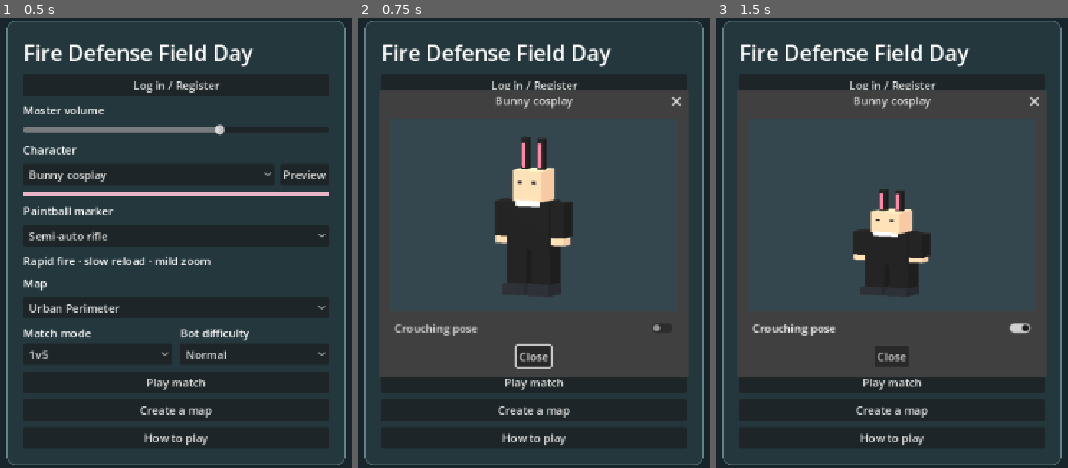
Above: before the commit, frames 1-3 (left to right).
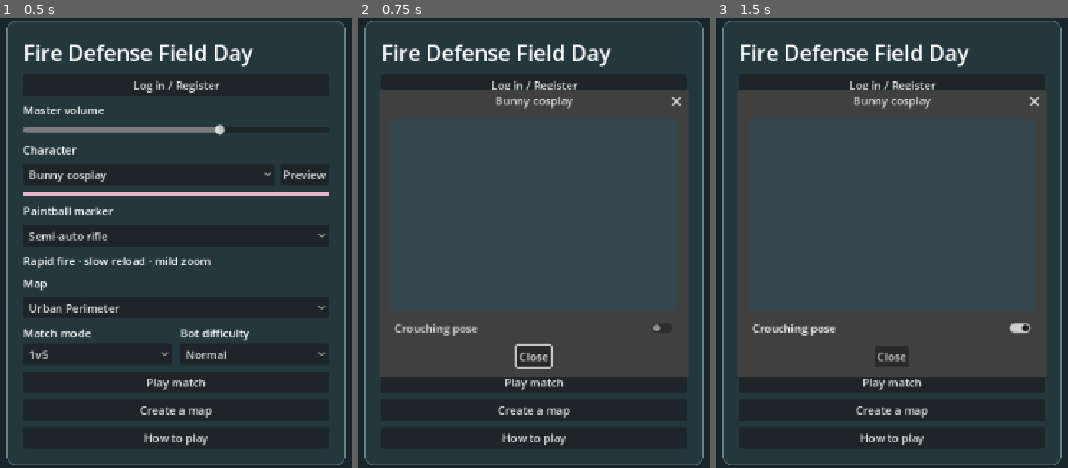
Above: after the commit, the same moments.

Repository: 302stang86/fdfd
Game: Godot game, scene res://menu.tscn
Same seed, same stepped clock (60 frames per second), same inputs: the game is played once before the commit and once after it.
Inputs:
- Up to frame 1 (0.5 s): no input
- Up to frame 2 (0.75 s): click "Preview" at 0.5 s
- Up to frame 3 (1.5 s): click "Crouching pose" at 1.25 s

Frame 1 is identical in both runs. In frame 2, 4.9% of the frame differs, in the area x 38-62%, y 26-62%; in frame 3, 3.3%.
Error after the commit: Parse Error: Preload file "res://assets/models/characters/char_army.glb" does not exist. (res://character_models.gd:10)

Commit message:
Add files via upload

Diff:
--- a/arena.gd
+++ b/arena.gd
@@ -23,7 +23,7 @@
 const CAR_WRECK_MODELS: Array[PackedScene] = [preload("res://assets/models/car_wreck.glb")]
 const ARENA_EDGE := ARENA_SIZE / 2.0
 const BOT_AI := preload("res://bot_ai.gd")
-const BOT_SPRITE := preload("res://bot_sprite.gd")
+const BOT_MODEL := preload("res://bot_model.gd")
 const SPLAT_SECONDS := 4.0
 const PLAYER_PAINT := Color("#278cff")
 const BOT_PAINT := Color("#fa4eaa")
@@ -187,7 +187,7 @@
 		add_bot_part(body, Vector3(0, 1.26, 0), Vector3(0.42, 0.42, 0.42))
 		body.set_meta("health", MAX_HEALTH)
 		body.set_meta("crouched", false)
-		var sprite := BOT_SPRITE.new()
+		var sprite := BOT_MODEL.new()
 		body.add_child(sprite)
 		sprite.setup(skin, team == 0)
 		body.set_meta("paint_sprite", sprite)
@@ -226,7 +226,7 @@
 		var shape := collider.shape as BoxShape3D
 		collider.position.y = STANDING_CENTERS[part] * ratio
 		shape.size.y = STANDING_SIZES[part] * ratio
-	var sprite: BOT_SPRITE = bot.get_meta("paint_sprite")
+	var sprite: BOT_MODEL = bot.get_meta("paint_sprite")
 	sprite.set_crouching(enabled)
 
 func box(point: Vector3, dimensions: Vector3, color: Color, parent: Node3D = null,
--- /dev/null
+++ b/bot_model.gd
@@ -0,0 +1,90 @@
+extends Node3D
+# 3D character for a bot. It keeps the interface of the old pixel sprite
+# (setup / set_crouching / update_motion / paint) so arena.gd and bot_ai.gd barely change.
+
+const CHARACTER_MODELS := preload("res://character_models.gd")
+const ALLY_COLOR := Color("#61eee8")
+const TURN_SPEED := 12.0
+const STRIDE_RATE := 3.6
+const MAX_STAINS := 14
+
+var skin_id := 0
+var model: Node3D
+var parts: Dictionary = {}
+var heading := 0.0
+var walk_phase := 0.0
+var walk_blend := 0.0
+var crouching := false
+var ally_badge: Label3D
+var stains: Array[MeshInstance3D] = []
+var stain_mesh: SphereMesh
+
+func setup(skin: int, allied: bool) -> void:
+	skin_id = skin
+	model = CHARACTER_MODELS.make(skin)
+	add_child(model)
+	for part_name in CHARACTER_MODELS.PARTS:
+		parts[part_name] = model.find_child(part_name, true, false)
+	stain_mesh = SphereMesh.new()
+	stain_mesh.radius = 0.065
+	stain_mesh.height = 0.13
+	stain_mesh.radial_segments = 8
+	stain_mesh.rings = 4
+	if allied:
+		ally_badge = Label3D.new()
+		ally_badge.text = "◆"
+		ally_badge.font_size = 34
+		ally_badge.pixel_size = 0.003
+		ally_badge.modulate = ALLY_COLOR
+		ally_badge.billboard = BaseMaterial3D.BILLBOARD_FIXED_Y
+		add_child(ally_badge)
+	refresh()
+
+func set_crouching(enabled: bool) -> void:
+	if crouching == enabled:
+		return
+	crouching = enabled
+	refresh()
+
+func refresh() -> void:
+	model.scale = CHARACTER_MODELS.crouch_scale(crouching)
+	if ally_badge != null:
+		var height: float = CHARACTER_MODELS.CROUCH_HEIGHT if crouching else CHARACTER_MODELS.STAND_HEIGHT
+		ally_badge.position.y = height + 0.22
+
+# facing: world direction the bot looks; speed: ground speed in m/s. delta == 0 snaps the heading.
+func update_motion(facing: Vector3, speed: float, delta: float) -> void:
+	if facing.is_zero_approx():
+		return
+	var target := atan2(facing.x, facing.z)
+	heading = target if delta <= 0.0 else lerp_angle(heading, target, clampf(delta * TURN_SPEED, 0.0, 1.0))
+	model.rotation.y = heading
+	var moving := speed > 0.35
+	walk_blend = move_toward(walk_blend, 1.0 if moving else 0.0, maxf(delta, 0.0) * 6.0)
+	if moving:
+		walk_phase = fposmod(walk_phase + delta * speed * STRIDE_RATE, TAU)
+	var swing := sin(walk_phase) * walk_blend * (0.55 if crouching else 1.0)
+	var leg_amplitude: float = CHARACTER_MODELS.LEG_SWING[skin_id]
+	parts["LegA"].rotation.x = swing * leg_amplitude
+	parts["LegB"].rotation.x = -swing * leg_amplitude
+	parts["ArmA"].rotation.x = -swing * leg_amplitude * 0.8
+	parts["ArmB"].rotation.x = swing * leg_amplitude * 0.8
+
+# A paintball hit leaves a splat on the character. `point` is in world space.
+func paint(point: Vector3, color: Color) -> void:
+	var splat := MeshInstance3D.new()
+	splat.mesh = stain_mesh
+	var material := StandardMaterial3D.new()
+	material.albedo_color = color
+	material.shading_mode = BaseMaterial3D.SHADING_MODE_UNSHADED
+	splat.material_override = material
+	splat.cast_shadow = GeometryInstance3D.SHADOW_CASTING_SETTING_OFF
+	splat.scale = Vector3(1.0, 1.0, 0.45) * randf_range(0.9, 1.4)
+	model.add_child(splat)
+	var local := model.to_local(point)
+	local.x = clampf(local.x, -0.24, 0.24)
+	local.z = clampf(local.z, -0.16, 0.16)
+	splat.position = local
+	stains.append(splat)
+	if stains.size() > MAX_STAINS:
+		stains.pop_front().queue_free()
--- /dev/null
+++ b/character_models.gd
@@ -0,0 +1,29 @@
+extends RefCounted
+# The eight outfits, in the same order as OUTFITS in menu.gd and the skin index used by
+# the arena. The models come from blender/make_characters.py: feet at y = 0, 1.5 m tall,
+# facing +Z, split into Torso / ArmA / ArmB / LegA / LegB nodes whose origins are the joints.
+
+const STAND_HEIGHT := 1.5
+const CROUCH_HEIGHT := 1.0
+const PARTS := ["Torso", "ArmA", "ArmB", "LegA", "LegB"]
+const MODELS: Array[PackedScene] = [
+	preload("res://assets/models/characters/char_army.glb"),
+	preload("res://assets/models/characters/char_ninja.glb"),
+	preload("res://assets/models/characters/char_clown.glb"),
+	preload("res://assets/models/characters/char_firefighter.glb"),
+	preload("res://assets/models/characters/char_police.glb"),
+	preload("res://assets/models/characters/char_bunny.glb"),
+	preload("res://assets/models/characters/char_robot.glb"),
+	preload("res://assets/models/characters/char_goth.glb"),
+]
+# How far (radians) each outfit's legs swing while walking. Long coats swing less.
+const LEG_SWING := [0.5, 0.5, 0.5, 0.5, 0.5, 0.45, 0.45, 0.3]
+
+static func make(skin: int) -> Node3D:
+	return MODELS[clampi(skin, 0, MODELS.size() - 1)].instantiate()
+
+# Crouching squashes the standing model to the 1.0 m crouch height.
+static func crouch_scale(enabled: bool) -> Vector3:
+	if not enabled:
+		return Vector3.ONE
+	return Vector3(1.07, CROUCH_HEIGHT / STAND_HEIGHT, 1.07)
--- a/character_preview.gd
+++ b/character_preview.gd
@@ -1,80 +1,14 @@
 extends Node3D
+# Menu preview: the same 3D model the bots use, turning slowly on the spot.
 
-const BODY := ["#4b5d3b", "#1c1f24", "#f4f4f6", "#2b2d42", "#283950", "#141414", "#8d99ae", "#16141a"]
-const ACCENT := ["#2f3a24", "#8b1e24", "#e63946", "#ffb703", "#6186b1", "#ffffff", "#00b4d8", "#4a1942"]
-const HEAD := ["#d9a077", "#1c1f24", "#fff0e6", "#d9a077", "#d9a077", "#f2c6a0", "#6c757d", "#f5e6e8"]
-const BODY_HEIGHT := 1.5
-const CROUCH_HEIGHT := 1.0
+const CHARACTER_MODELS := preload("res://character_models.gd")
+const TURN_RATE := 0.6
 
 func build(skin: int) -> void:
-	var base_color := Color(BODY[skin])
-	var accent := Color(ACCENT[skin])
-	var legs := 0.54 if skin != 5 else 0.44
-	var torso := 0.55 if skin != 5 else 0.46
-	var face_size := 0.32 if skin != 5 else 0.30
-	var head_y := legs + torso + face_size / 2.0
-	var face_edge := face_size / 2.0
-
-	for side in [-1, 1]:
-		block(Vector3(0.13 * side, legs * 0.5, 0), Vector3(0.20, legs, 0.23), base_color)
-		block(Vector3(0.13 * side, 0.055, 0.035), Vector3(0.22, 0.11, 0.30), Color("#20242a"))
-		block(Vector3(0.29 * side, legs + torso * 0.62, 0), Vector3(0.14, torso * 0.72, 0.20), base_color)
-		block(Vector3(0.29 * side, legs + torso * 0.23, 0.01), Vector3(0.13, 0.12, 0.16), Color(HEAD[skin]))
-	block(Vector3(0, legs + torso / 2.0, 0), Vector3(0.45, torso, 0.27), base_color)
-	block(Vector3(0, head_y, 0), Vector3(face_size, face_size, face_size), Color(HEAD[skin]))
-	if skin != 6:
-		for x in [-0.072, 0.072]:
-			block(Vector3(x, head_y + 0.035, face_edge + 0.004), Vector3(0.038, 0.028, 0.012), Color("#191921"))
-	match skin:
-		0:
-			block(Vector3(0, head_y + 0.145, 0), Vector3(0.37, 0.09, 0.34), accent)
-			for offset in [-0.12, 0.12]:
-				block(Vector3(offset, legs + torso * 0.65, 0.14), Vector3(0.13, 0.13, 0.025), accent)
-		1:
-			block(Vector3(0, head_y + 0.025, face_edge + 0.012), Vector3(0.24, 0.048, 0.01), Color("#bca78b"))
-			block(Vector3(0, legs + 0.14, 0.14), Vector3(0.46, 0.08, 0.025), accent)
-		2:
-			block(Vector3(0, head_y - 0.02, face_edge + 0.042), Vector3(0.08, 0.08, 0.08), accent)
-			for side in [-1, 1]:
-				block(Vector3(side * 0.19, head_y + 0.075, 0), Vector3(0.12, 0.17, 0.27), accent)
-			block(Vector3(0, legs + torso - 0.04, 0.14), Vector3(0.23, 0.07, 0.05), accent)
-		3:
-			block(Vector3(0, head_y + 0.15, 0.025), Vector3(0.40, 0.08, 0.40), accent)
-			for y in [legs + 0.12, legs + 0.32]:
-				block(Vector3(0, y, 0.14), Vector3(0.44, 0.065, 0.025), accent)
-		4:
-			block(Vector3(0, head_y + 0.15, 0.035), Vector3(0.37, 0.08, 0.38), base_color)
-			block(Vector3(0.10, legs + torso * 0.73, 0.145), Vector3(0.055, 0.075, 0.015), Color("#efd27d"))
-		5:
-			for side in [-1, 1]:
-				var ear_x: float = side * 0.083
-				var ear_y := head_y + face_edge + 0.15
-				block(Vector3(ear_x, ear_y, 0), Vector3(0.065, 0.30, 0.075), base_color)
-				block(Vector3(ear_x, ear_y - 0.012, 0.041), Vector3(0.032, 0.23, 0.012), Color("#ff758f"))
-			block(Vector3(0, legs + torso - 0.015, 0.138), Vector3(0.24, 0.06, 0.028), accent)
-			block(Vector3(0, legs + 0.04, -0.16), Vector3(0.12, 0.12, 0.11), accent)
-		6:
-			block(Vector3(0, head_y + 0.025, face_edge + 0.015), Vector3(0.25, 0.072, 0.03), accent)
-			block(Vector3(0, legs + torso * 0.62, 0.145), Vector3(0.23, 0.19, 0.03), accent)
-		7:
-			var hair := Color("#0d0c10")
-			block(Vector3(0, head_y + 0.123, -0.025), Vector3(0.36, 0.10, 0.34), hair)
-			block(Vector3(-0.09, head_y + 0.05, face_edge + 0.014), Vector3(0.16, 0.16, 0.026), hair).rotation.z = -0.24
-			block(Vector3(0, legs + torso - 0.01, 0.142), Vector3(0.22, 0.05, 0.026), Color("#9d4edd"))
-			block(Vector3(0, legs + 0.09, 0), Vector3(0.48, 0.21, 0.33), accent)
+	add_child(CHARACTER_MODELS.make(skin))
 
 func set_crouching(enabled: bool) -> void:
-	scale.y = CROUCH_HEIGHT / BODY_HEIGHT if enabled else 1.0
+	scale = CHARACTER_MODELS.crouch_scale(enabled)
 
-func block(point: Vector3, dimensions: Vector3, color: Color) -> MeshInstance3D:
-	var model := MeshInstance3D.new()
-	var geometry := BoxMesh.new()
-	geometry.size = dimensions
-	model.mesh = geometry
-	var material := StandardMaterial3D.new()
-	material.albedo_color = color
-	material.roughness = 0.86
-	model.material_override = material
-	model.position = point
-	add_child(model)
-	return model
+func _process(delta: float) -> void:
+	rotation.y += TURN_RATE * delta
Not shown, added: bot_model.gd.uid
Not shown, added: character_models.gd.uid
